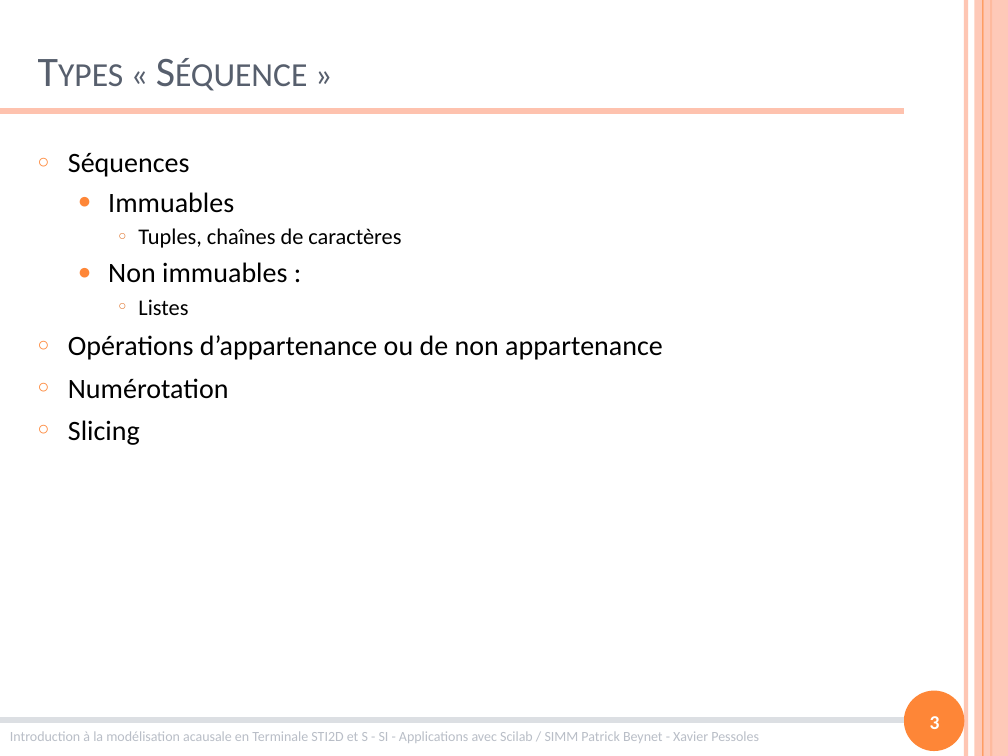
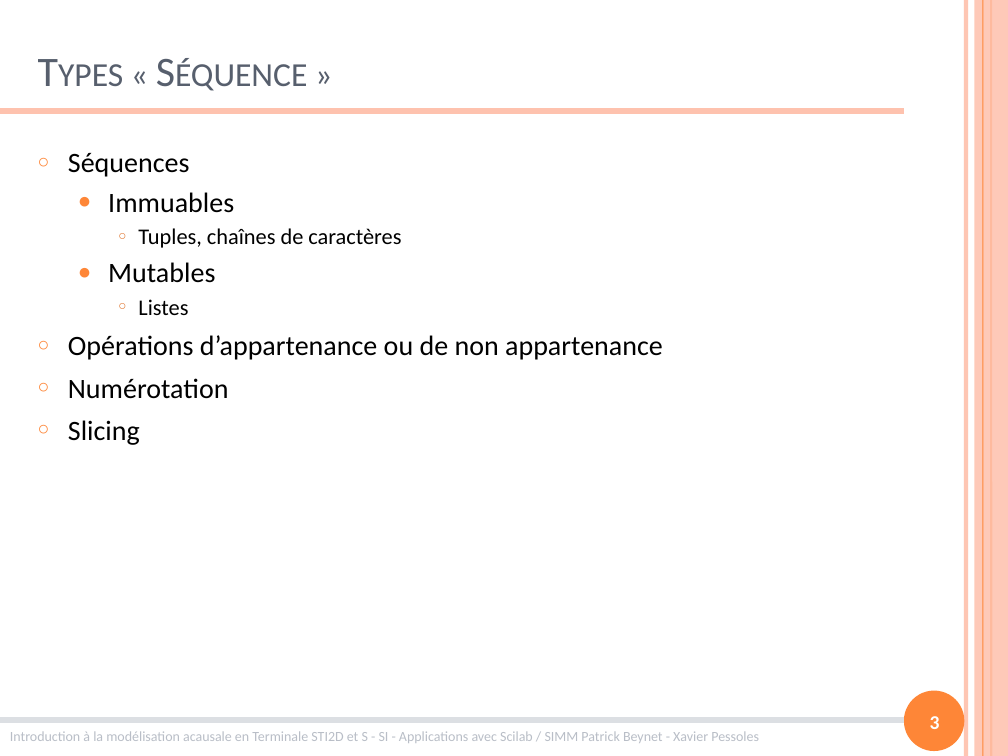
Before and after one commit to xpessoles/Formations, a slide deck: slide 3 of 03_Algorithmique/Algorithmique_01.pptx. Drawn at 1008x756 pixels with LibreOffice and Linux fonts; fonts in the diff are those of the drawing. Boxes give left, top, right and bottom in pixels: in the first picture for what was removed or moved away, otherwise in the second. Text is boxed around its words. In the diff, an @@ line names an element or a change of style, - is before the commit and + after.

Commit message:
MAJ

```diff
--- a/03_Algorithmique/Algorithmique_01.pptx
+++ b/03_Algorithmique/Algorithmique_01.pptx
@@ text at (x1=108, y1=262, x2=215, y2=283): text changed @@
-  ● Non immuables :
+  ● Mutables
```
